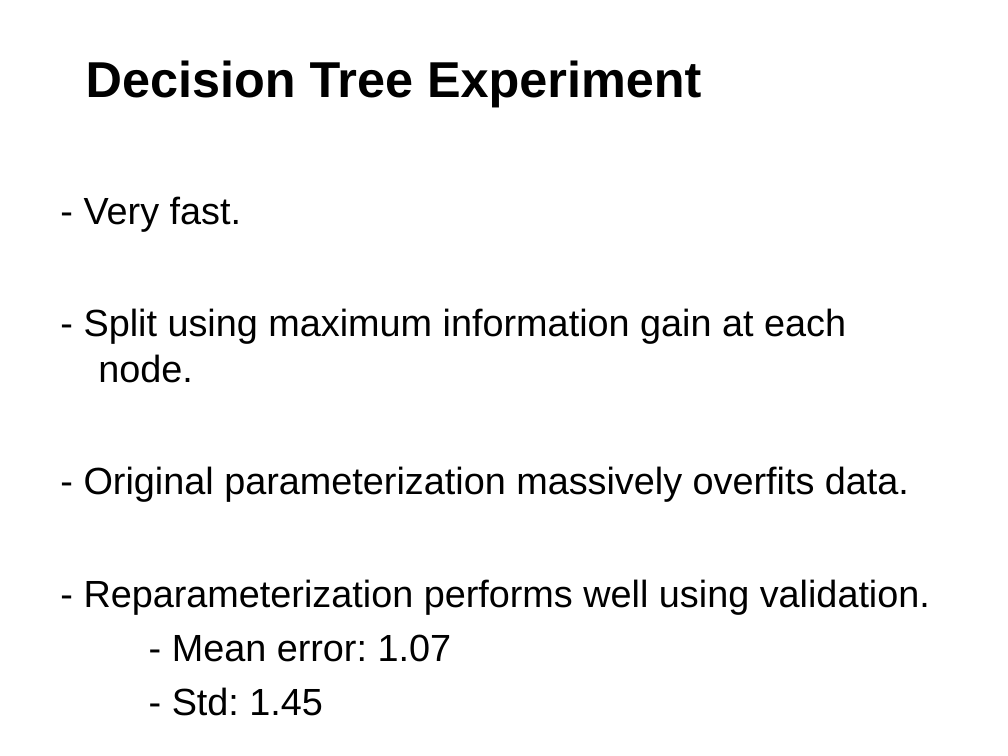
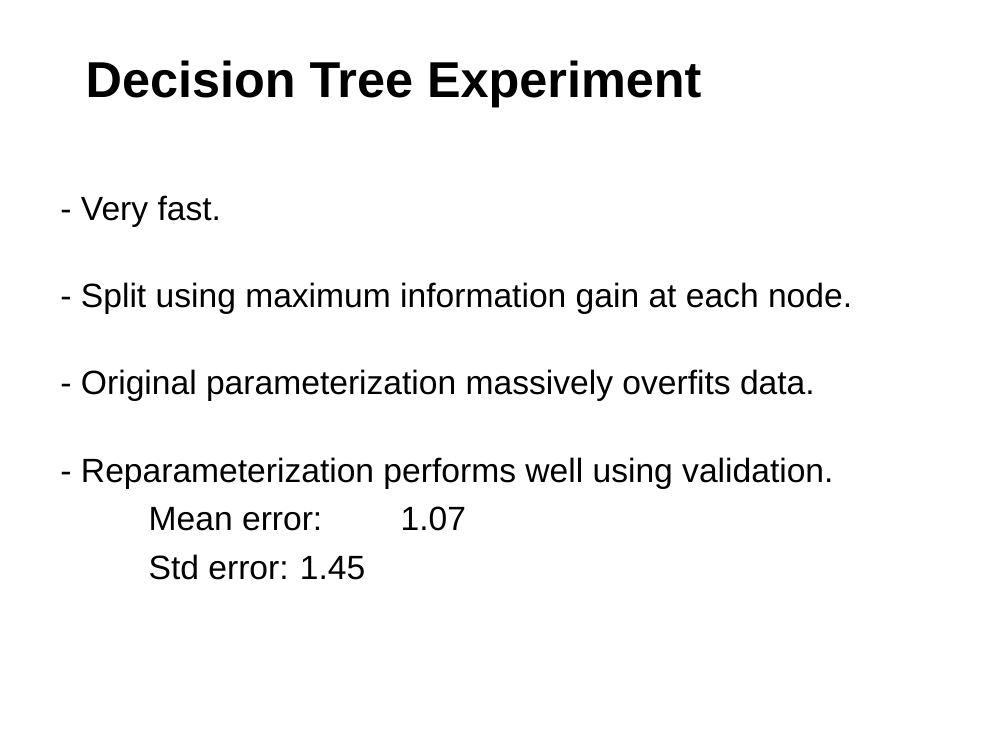
Before and after one commit to andermic/cs534_2_project, a slide deck: slide 6 of Final_Presentation/Slides.pptx. Drawn at 1008x756 pixels with LibreOffice and Linux fonts; fonts in the diff are those of the drawing. Boxes give left, top, right and bottom in pixels: in the first picture for what was removed or moved away, otherwise in the second. Text is boxed around its words. In the diff, an @@ line names an element or a change of style, - is before the commit and + after.

```diff
--- a/Final_Presentation/Slides.pptx
+++ b/Final_Presentation/Slides.pptx
@@ text at (x1=81, y1=195, x2=852, y2=489): size 27 to 24 pt in "- Very fast.", "- Split using maximum information gain at ...", "- Original parameterization massively overfits data.", "- Reparameterization performs well using validation." @@
@@ text at (x1=149, y1=506, x2=466, y2=580): text changed; size 27 to 24 pt @@
-- Mean error: 1.07
-- Std: 1.45
+Mean error: 1.07
+Std error: 1.45
```
Also in this commit, not shown: 5 other slides changed.
